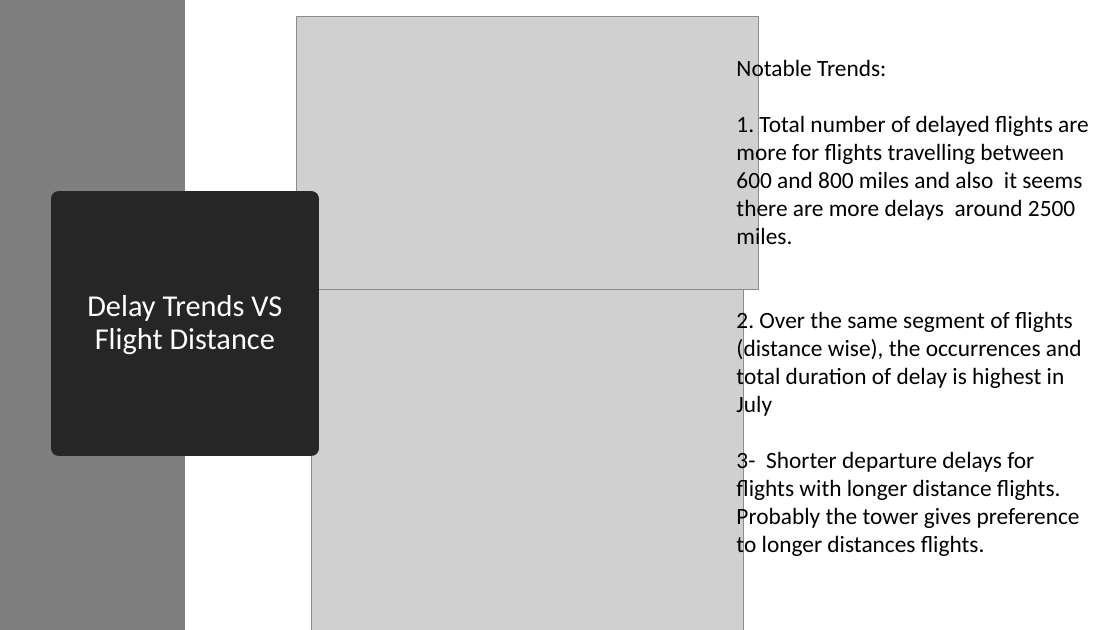
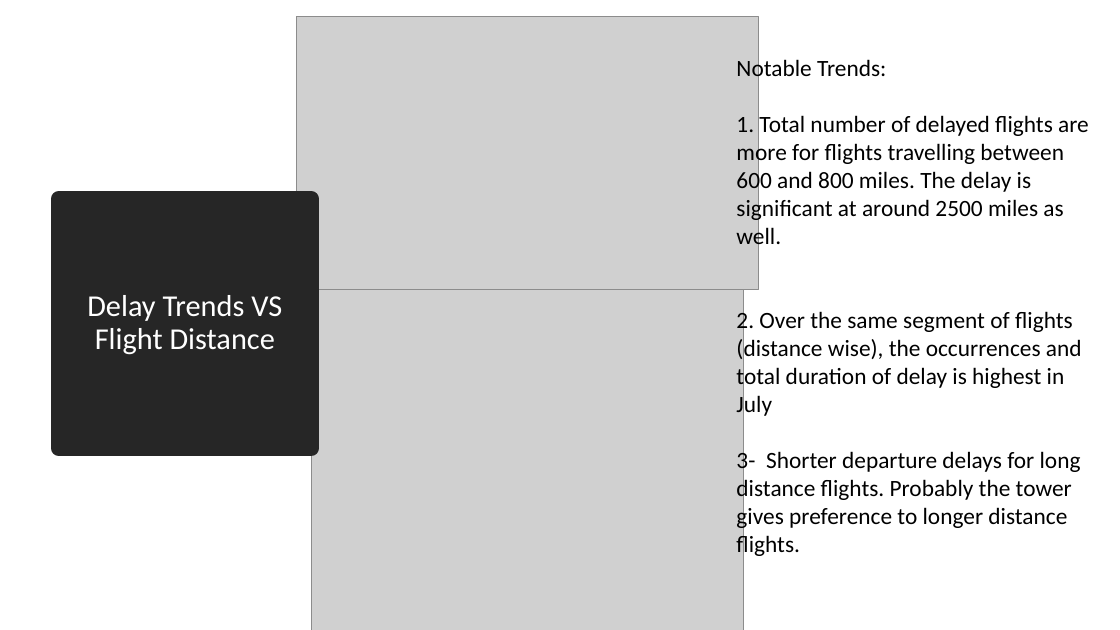
Before and after one commit to Randy0601/GroupProject, a slide deck: slide 15 of Ghassan-P/GroupProject-starbucks.pptx. Drawn at 1120x630 pixels with LibreOffice and Linux fonts; fonts in the diff are those of the drawing; grey boxes stand for pictures. Boxes give left, top, right and bottom in pixels: in the first picture for what was removed or moved away, otherwise in the second. Text is boxed around its words. In the diff, an @@ line names an element or a change of style, - is before the commit and + after.

```diff
--- a/Ghassan-P/GroupProject-starbucks.pptx
+++ b/Ghassan-P/GroupProject-starbucks.pptx
@@ rectangle removed at (0, 0, 185, 630) @@
@@ text at (736, 115, 1089, 251): text changed @@
-1. Total number of delayed flights are more for flights travelling between 600 and 800 miles and also it seems there are more delays around 2500 miles.
+1. Total number of delayed flights are more for flights travelling between 600 and 800 miles. The delay is significant at around 2500 miles as well.
@@ text at (736, 449, 1081, 559): text changed @@
-3- Shorter departure delays for flights with longer distance flights. Probably the tower gives preference to longer distances flights.
+3- Shorter departure delays for long distance flights. Probably the tower gives preference to longer distance flights.
```
Also in this commit, not shown: 23 other slides changed, 1 slide added.
